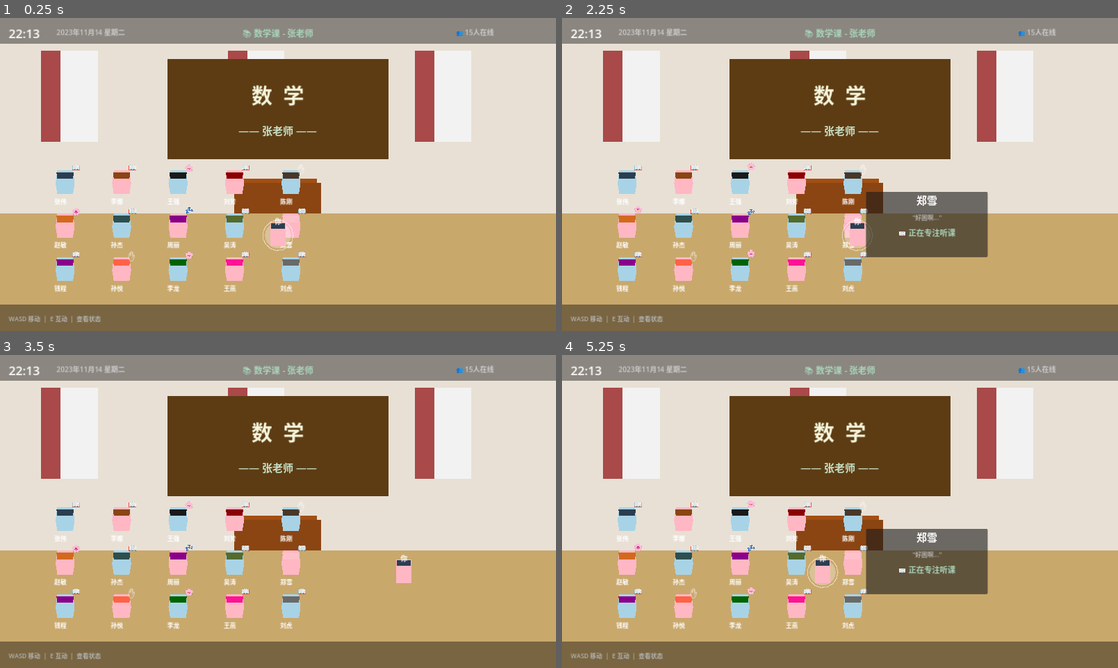
Above: before the commit, frames 1-4 (two rows, left to right).
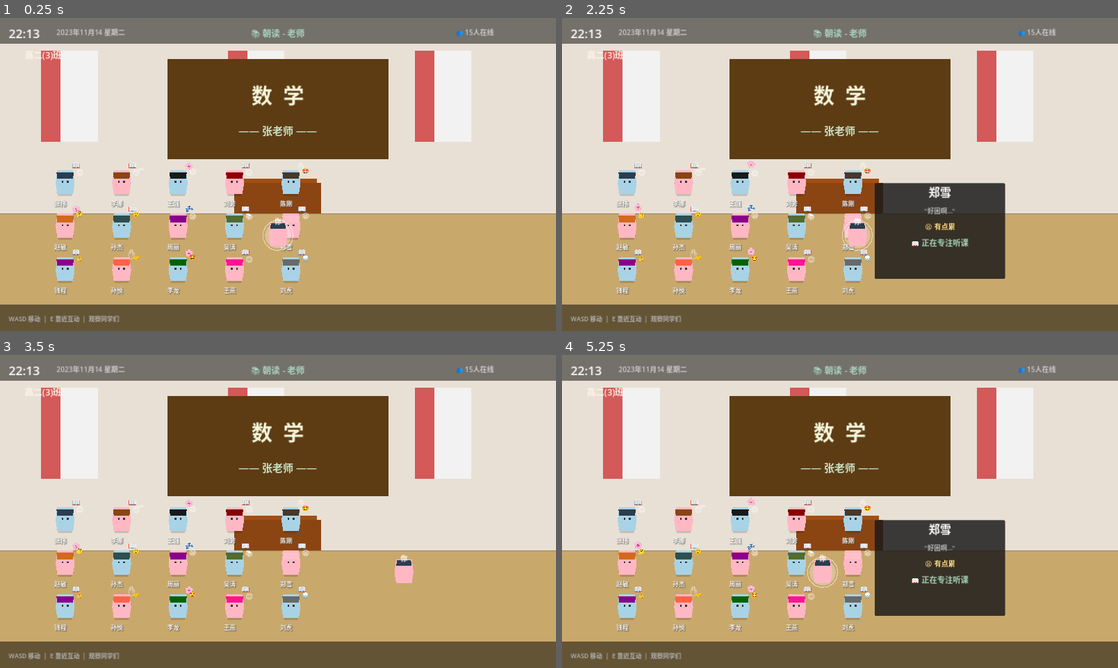
Above: after the commit, the same moments.

Repository: snakeleyo/class-life
Game: Godot game, scene res://scenes/main.tscn
The game is run twice, just before and just after one commit, with the same random seed, the same clock (stepped at 60 frames per second) and the same inputs.
Inputs:
- Up to frame 1 (0.25 s): no input
- Up to frame 2 (2.25 s): hold D (move_right) 0.53-1.28 s; tap E (interact) at 0.6, 1.35, 2.1 s; hold A (move_left) 1.28-2.03 s; hold D (move_right) from 2.03 s (still down)
- Up to frame 3 (3.5 s): keep holding D (move_right); tap E (interact) at 2.85 s
- Up to frame 4 (5.25 s): release D (move_right) at 3.53 s; hold A (move_left) from 3.53 s (still down); tap E (interact) at 3.6, 4.35, 5.1 s

The runs differ from the first frame. In frame 1, 4.2% of the frame differs, in the area x 0-100%, y 3-98%; in frame 2, 12%; in frame 3, 4.2%; in frame 4, 12%.

Commit message:
Update: 增强学生系统 - 心情/状态/课程表

Diff:
--- a/godot/scenes/main.tscn
+++ b/godot/scenes/main.tscn
@@ -22,6 +22,11 @@
 offset_right = 1280.0
 offset_bottom = 720.0
 color = Color(0.788, 0.659, 0.424, 1)
+
+[node name="FloorLine" type="Line2D" parent="Classroom"]
+points = PackedVector2Array(0, 450, 1280, 450)
+width = 3.0
+default_color = Color(0.6, 0.5, 0.35, 1)
 
 [node name="Wall" type="ColorRect" parent="Classroom"]
 offset_left = 0.0
@@ -79,21 +84,21 @@
 offset_top = 75.0
 offset_right = 140.0
 offset_bottom = 285.0
-color = Color(0.545, 0, 0, 0.7)
+color = Color(0.8, 0.2, 0.2, 0.8)
 
 [node name="Curtain2" type="ColorRect" parent="Classroom/Windows"]
 offset_left = 525.0
 offset_top = 75.0
 offset_right = 570.0
 offset_bottom = 285.0
-color = Color(0.545, 0, 0, 0.7)
+color = Color(0.8, 0.2, 0.2, 0.8)
 
 [node name="Curtain3" type="ColorRect" parent="Classroom/Windows"]
 offset_left = 955.0
 offset_top = 75.0
 offset_right = 1000.0
 offset_bottom = 285.0
-color = Color(0.545, 0, 0, 0.7)
+color = Color(0.8, 0.2, 0.2, 0.8)
 
 [node name="Blackboard" type="ColorRect" parent="Classroom"]
 offset_left = 390.0
@@ -129,6 +134,16 @@
 text = "—— 张老师 ——"
 horizontal_alignment = 1
 
+[node name="ClassSign" type="Label" parent="Classroom"]
+offset_left = 40.0
+offset_top = 70.0
+offset_right = 160.0
+offset_bottom = 110.0
+theme_override_colors/font_color = Color(1, 0.95, 0.9, 1)
+theme_override_font_sizes/font_size = 20
+text = "高二(3)班"
+horizontal_alignment = 1
+
 [node name="Podium" type="ColorRect" parent="Classroom"]
 offset_left = 540.0
 offset_top = 380.0
@@ -154,24 +169,18 @@
 [node name="CollisionShape2D" type="CollisionShape2D" parent="Player"]
 shape = SubResource("CircleShape2D_player")
 
-[node name="PlayerBody" type="ColorRect" parent="Player"]
-offset_left = -18.0
-offset_top = -30.0
-offset_right = 18.0
-offset_bottom = 25.0
+[node name="PlayerBody" type="Polygon2D" parent="Player"]
 color = Color(1, 0.718, 0.769, 1)
-
-[node name="PlayerHair" type="ColorRect" parent="Player"]
-offset_left = -16.0
-offset_top = -28.0
-offset_right = 16.0
-offset_bottom = -15.0
+polygon = PackedVector2Array(-18, -30, 18, -30, 22, 0, 18, 25, -18, 25, -22, 0)
+
+[node name="PlayerHair" type="Polygon2D" parent="Player"]
 color = Color(0.173, 0.243, 0.314, 1)
+polygon = PackedVector2Array(-16, -28, 16, -28, 18, -15, -18, -15)
 
 [node name="PlayerName" type="Label" parent="Player"]
-offset_left = -30.0
+offset_left = -40.0
 offset_top = -45.0
-offset_right = 30.0
+offset_right = 40.0
 offset_bottom = -25.0
 theme_override_colors/font_color = Color(1, 1, 1, 1)
 theme_override_font_sizes/font_size = 16
@@ -183,7 +192,7 @@
 [node name="TopBar" type="ColorRect" parent="UI"]
 offset_right = 1280.0
 offset_bottom = 60.0
-color = Color(0, 0, 0, 0.4)
+color = Color(0, 0, 0, 0.5)
 
 [node name="TimeLabel" type="Label" parent="UI/TopBar"]
 offset_left = 20.0
@@ -204,9 +213,9 @@
 text = "2026年3月16日 星期一"
 
 [node name="ClassInfo" type="Label" parent="UI/TopBar"]
-offset_left = 450.0
-offset_top = 20.0
-offset_right = 830.0
+offset_left = 400.0
+offset_top = 20.0
+offset_right = 880.0
 offset_bottom = 40.0
 theme_override_colors/font_color = Color(0.659, 0.835, 0.729, 1)
 theme_override_font_sizes/font_size = 20
@@ -226,42 +235,55 @@
 offset_top = 660.0
 offset_right = 1280.0
 offset_bottom = 720.0
-color = Color(0, 0, 0, 0.4)
+color = Color(0, 0, 0, 0.5)
 
 [node name="Controls" type="Label" parent="UI/BottomBar"]
 offset_left = 20.0
 offset_top = 20.0
-offset_right = 400.0
+offset_right = 500.0
 offset_bottom = 40.0
 theme_override_colors/font_color = Color(0.7, 0.7, 0.7, 1)
 theme_override_font_sizes/font_size = 14
-text = "WASD 移动  |  E 互动  |  查看状态"
+text = "WASD 移动  |  E 靠近互动  |  观察同学们"
 
 [node name="StatusPanel" type="PanelContainer" parent="UI"]
 visible = false
 offset_left = 500.0
-offset_top = 250.0
-offset_right = 780.0
-offset_bottom = 400.0
+offset_top = 200.0
+offset_right = 800.0
+offset_bottom = 420.0
+
+[node name="Panel" type="Panel" parent="UI/StatusPanel"]
+offset_left = 4.0
+offset_top = 4.0
+offset_right = 296.0
+offset_bottom = 216.0
 
 [node name="VBox" type="VBoxContainer" parent="UI/StatusPanel"]
-offset_left = 7.0
-offset_top = 7.0
-offset_right = 273.0
-offset_bottom = 143.0
-theme_override_constants/separation = 10
+offset_left = 10.0
+offset_top = 10.0
+offset_right = 290.0
+offset_bottom = 210.0
+theme_override_constants/separation = 12
 
 [node name="Name" type="Label" parent="UI/StatusPanel/VBox"]
 layout_mode = 2
-theme_override_font_sizes/font_size = 24
+theme_override_font_sizes/font_size = 26
 text = "张伟"
 horizontal_alignment = 1
 
 [node name="Quote" type="Label" parent="UI/StatusPanel/VBox"]
 layout_mode = 2
 theme_override_colors/font_color = Color(0.7, 0.7, 0.7, 1)
-theme_override_font_sizes/font_size = 14
+theme_override_font_sizes/font_size = 15
 text = "\"今天也要加油！\""
+horizontal_alignment = 1
+
+[node name="Mood" type="Label" parent="UI/StatusPanel/VBox"]
+layout_mode = 2
+theme_override_colors/font_color = Color(1, 0.85, 0.5, 1)
+theme_override_font_sizes/font_size = 16
+text = "😊 心情很好"
 horizontal_alignment = 1
 
 [node name="Status" type="Label" parent="UI/StatusPanel/VBox"]
--- a/godot/scripts/main.gd
+++ b/godot/scripts/main.gd
@@ -1,32 +1,48 @@
 extends Node2D
 
-# 学生数据
+# ========== 游戏数据 ==========
 var students_data = [
-	{"name": "张伟", "x": 150, "y": 380, "status": "focus", "color": Color(0.659, 0.831, 0.902), "quote": "今天也要加油！", "hair": Color(0.173, 0.243, 0.314)},
-	{"name": "李娜", "x": 280, "y": 380, "status": "focus", "color": Color(1, 0.718, 0.769), "quote": "好想快点下课呀～", "hair": Color(0.545, 0.271, 0.075)},
-	{"name": "王强", "x": 410, "y": 380, "status": "daydream", "color": Color(0.659, 0.831, 0.902), "quote": "窗外的小鸟...", "hair": Color(0.1, 0.1, 0.1)},
-	{"name": "刘芳", "x": 540, "y": 380, "status": "focus", "color": Color(1, 0.718, 0.769), "quote": "这道题好难啊", "hair": Color(0.545, 0, 0)},
-	{"name": "陈刚", "x": 670, "y": 380, "status": "active", "color": Color(0.659, 0.831, 0.902), "quote": "老师！我知道！", "hair": Color(0.29, 0.216, 0.157)},
-	{"name": "赵敏", "x": 150, "y": 480, "status": "daydream", "color": Color(1, 0.718, 0.769), "quote": "中午吃什么呢", "hair": Color(0.824, 0.412, 0.118)},
-	{"name": "孙杰", "x": 280, "y": 480, "status": "focus", "color": Color(0.659, 0.831, 0.902), "quote": "认真听讲中...", "hair": Color(0.184, 0.31, 0.31)},
-	{"name": "周丽", "x": 410, "y": 480, "status": "dozing", "color": Color(1, 0.718, 0.769), "quote": "zzz...", "hair": Color(0.545, 0, 0.545)},
-	{"name": "吴涛", "x": 540, "y": 480, "status": "focus", "color": Color(0.659, 0.831, 0.902), "quote": "笔记要做好", "hair": Color(0.333, 0.42, 0.184)},
-	{"name": "郑雪", "x": 670, "y": 480, "status": "focus", "color": Color(1, 0.718, 0.769), "quote": "好困啊...", "hair": Color(1, 0.753, 0.796)},
-	{"name": "钱程", "x": 150, "y": 580, "status": "focus", "color": Color(0.659, 0.831, 0.902), "quote": "考试加油！", "hair": Color(0.545, 0, 0.545)},
-	{"name": "孙悦", "x": 280, "y": 580, "status": "active", "color": Color(1, 0.718, 0.769), "quote": "有人要借笔吗", "hair": Color(1, 0.388, 0.278)},
-	{"name": "李龙", "x": 410, "y": 580, "status": "daydream", "color": Color(0.659, 0.831, 0.902), "quote": "放学去打球", "hair": Color(0, 0.392, 0)},
-	{"name": "王燕", "x": 540, "y": 580, "status": "focus", "color": Color(1, 0.718, 0.769), "quote": "这道题我会！", "hair": Color(1, 0.078, 0.576)},
-	{"name": "刘虎", "x": 670, "y": 580, "status": "focus", "color": Color(0.659, 0.831, 0.902), "quote": "肚子饿了...", "hair": Color(0.412, 0.412, 0.412)}
+	{"name": "张伟", "x": 150, "y": 380, "status": "focus", "color": Color(0.659, 0.831, 0.902), "quote": "今天也要加油！", "hair": Color(0.173, 0.243, 0.314), "mood": "happy"},
+	{"name": "李娜", "x": 280, "y": 380, "status": "focus", "color": Color(1, 0.718, 0.769), "quote": "好想快点下课呀～", "hair": Color(0.545, 0.271, 0.075), "mood": "bored"},
+	{"name": "王强", "x": 410, "y": 380, "status": "daydream", "color": Color(0.659, 0.831, 0.902), "quote": "窗外的小鸟...", "hair": Color(0.1, 0.1, 0.1), "mood": "relaxed"},
+	{"name": "刘芳", "x": 540, "y": 380, "status": "focus", "color": Color(1, 0.718, 0.769), "quote": "这道题好难啊", "hair": Color(0.545, 0, 0), "mood": "confused"},
+	{"name": "陈刚", "x": 670, "y": 380, "status": "active", "color": Color(0.659, 0.831, 0.902), "quote": "老师！我知道！", "hair": Color(0.29, 0.216, 0.157), "mood": "excited"},
+	{"name": "赵敏", "x": 150, "y": 480, "status": "daydream", "color": Color(1, 0.718, 0.769), "quote": "中午吃什么呢", "hair": Color(0.824, 0.412, 0.118), "mood": "thinking"},
+	{"name": "孙杰", "x": 280, "y": 480, "status": "focus", "color": Color(0.659, 0.831, 0.902), "quote": "认真听讲中...", "hair": Color(0.184, 0.31, 0.31), "mood": "focused"},
+	{"name": "周丽", "x": 410, "y": 480, "status": "dozing", "color": Color(1, 0.718, 0.769), "quote": "zzz...", "hair": Color(0.545, 0, 0.545), "mood": "sleepy"},
+	{"name": "吴涛", "x": 540, "y": 480, "status": "focus", "color": Color(0.659, 0.831, 0.902), "quote": "笔记要做好", "hair": Color(0.333, 0.42, 0.184), "mood": "studious"},
+	{"name": "郑雪", "x": 670, "y": 480, "status": "focus", "color": Color(1, 0.718, 0.769), "quote": "好困啊...", "hair": Color(1, 0.753, 0.796), "mood": "tired"},
+	{"name": "钱程", "x": 150, "y": 580, "status": "focus", "color": Color(0.659, 0.831, 0.902), "quote": "考试加油！", "hair": Color(0.545, 0, 0.545), "mood": "motivated"},
+	{"name": "孙悦", "x": 280, "y": 580, "status": "active", "color": Color(1, 0.718, 0.769), "quote": "有人要借笔吗", "hair": Color(1, 0.388, 0.278), "mood": "helpful"},
+	{"name": "李龙", "x": 410, "y": 580, "status": "daydream", "color": Color(0.659, 0.831, 0.902), "quote": "放学去打球", "hair": Color(0, 0.392, 0), "mood": "excited"},
+	{"name": "王燕", "x": 540, "y": 580, "status": "focus", "color": Color(1, 0.718, 0.769), "quote": "这道题我会！", "hair": Color(1, 0.078, 0.576), "mood": "happy"},
+	{"name": "刘虎", "x": 670, "y": 580, "status": "focus", "color": Color(0.659, 0.831, 0.902), "quote": "肚子饿了...", "hair": Color(0.412, 0.412, 0.412), "mood": "hungry"}
 ]
 
+# 课程表数据
+var schedule_data = [
+	{"time": "08:30", "name": "朝读", "teacher": ""},
+	{"time": "09:00", "name": "语文", "teacher": "王老师"},
+	{"time": "10:00", "name": "数学", "teacher": "张老师"},
+	{"time": "11:00", "name": "英语", "teacher": "李老师"},
+	{"time": "13:00", "name": "午休", "teacher": ""},
+	{"time": "14:00", "name": "物理", "teacher": "赵老师"},
+	{"time": "15:00", "name": "化学", "teacher": "刘老师"},
+	{"time": "16:00", "name": "放学", "teacher": ""}
+]
+
 var student_nodes = []
-var current_time = Time.get_time_dict_from_system()
-var timer = 0.0
+var current_class = {"name": "数学", "teacher": "张老师", "time": "10:00"}
+var time_timer = 0.0
 
 @onready var time_label = $UI/TopBar/TimeLabel
 @onready var date_label = $UI/TopBar/DateLabel
+@onready var class_info_label = $UI/TopBar/ClassInfo
 @onready var status_panel = $UI/StatusPanel
 @onready var player = $Player
+@onready var player_label = $Player/PlayerName
+
+var player_name = "你"
 
 # 状态图标
 var status_icons = {
@@ -36,23 +52,47 @@
 	"active": "✋"
 }
 
+# 心情颜色
+var mood_colors = {
+	"happy": Color(1, 0.9, 0.4),
+	"sad": Color(0.6, 0.7, 0.9),
+	"excited": Color(1, 0.7, 0.5),
+	"tired": Color(0.8, 0.8, 0.8),
+	"confused": Color(0.9, 0.8, 0.6),
+	"thinking": Color(0.7, 0.8, 1),
+	"focused": Color(0.6, 0.9, 0.7),
+	"studious": Color(0.8, 0.7, 1),
+	"bored": Color(0.7, 0.7, 0.7),
+	"relaxed": Color(0.7, 0.9, 0.8),
+	"sleepy": Color(0.8, 0.8, 0.9),
+	"motivated": Color(1, 0.8, 0.6),
+	"helpful": Color(0.9, 0.8, 0.7),
+	"hungry": Color(1, 0.6, 0.6)
+}
+
 func _ready():
 	# 创建学生节点
 	create_students()
 	# 更新时间显示
 	update_time_display()
+	# 更新课程显示
+	update_class_display()
 
 	# 创建定时器
-	var time_timer = Timer.new()
-	time_timer.wait_time = 1.0
-	time_timer.timeout.connect(_on_time_timer_timeout)
-	add_child(time_timer)
-	time_timer.start()
+	var timer = Timer.new()
+	timer.wait_time = 1.0
+	timer.timeout.connect(_on_timer_timeout)
+	add_child(timer)
+	timer.start()
 
 func _process(delta):
-	timer += delta
+	time_timer += delta
+
 	# 更新学生动画
 	update_student_animations()
+
+	# 更新玩家状态显示
+	update_player_label()
 
 func create_students():
 	var students_container = $Classroom/Students
@@ -63,6 +103,16 @@
 		student.position = Vector2(data.x, data.y)
 		student.set_meta("data", data)
 		student.set_meta("index", i)
+
+		# 阴影
+		var shadow = Polygon2D.new()
+		var shadow_points = PackedVector2Array([
+			Vector2(-20, 20), Vector2(20, 20),
+			Vector2(15, 30), Vector2(-15, 30)
+		])
+		shadow.polygon = shadow_points
+		shadow.color = Color(0, 0, 0, 0.15)
+		student.add_child(shadow)
 
 		# 身体
 		var body = Polygon2D.new()
@@ -85,41 +135,121 @@
 		hair.color = data.hair
 		student.add_child(hair)
 
+		# 眼睛
+		var eyes = Node2D.new()
+		eyes.set_meta("base_y", -5)
+		student.add_child(eyes)
+
+		var left_eye = Polygon2D.new()
+		left_eye.polygon = PackedVector2Array([Vector2(-8, -5), Vector2(-4, -5), Vector2(-4, -1), Vector2(-8, -1)])
+		left_eye.color = Color(0.2, 0.2, 0.2)
+		eyes.add_child(left_eye)
+
+		var right_eye = Polygon2D.new()
+		right_eye.polygon = PackedVector2Array([Vector2(4, -5), Vector2(8, -5), Vector2(8, -1), Vector2(4, -1)])
+		right_eye.color = Color(0.2, 0.2, 0.2)
+		eyes.add_child(right_eye)
+
+		eyes.set_meta("type", data.status)
+
+		# 腮红 (某些心情)
+		if data.mood in ["happy", "excited", "bored"]:
+			var blush = Polygon2D.new()
+			blush.polygon = PackedVector2Array([Vector2(-15, 5), Vector2(-10, 8), Vector2(-10, 2)])
+			blush.color = Color(1, 0.6, 0.6, 0.4)
+			student.add_child(blush)
+
 		# 名字标签
 		var name_label = Label.new()
 		name_label.text = data.name
-		name_label.position = Vector2(-25, 30)
+		name_label.position = Vector2(-25, 35)
 		name_label.add_theme_font_size_override("font_size", 14)
 		name_label.add_theme_color_override("font_color", Color.WHITE)
+		name_label.add_theme_color_override("font_shadow_color", Color(0, 0, 0, 0.5))
+		name_label.add_theme_constant_override("shadow_offset_x", 1)
+		name_label.add_theme_constant_override("shadow_offset_y", 1)
 		student.add_child(name_label)
 
 		# 状态图标
 		var status_label = Label.new()
 		status_label.text = status_icons[data.status]
-		status_label.position = Vector2(15, -45)
+		status_label.position = Vector2(15, -50)
 		status_label.add_theme_font_size_override("font_size", 20)
 		student.add_child(status_label)
 		student.set_meta("status_label", status_label)
 
+		# 心情气泡
+		var mood_bubble = Label.new()
+		mood_bubble.text = get_mood_emoji(data.mood)
+		mood_bubble.position = Vector2(25, -35)
+		mood_bubble.add_theme_font_size_override("font_size", 16)
+		student.add_child(mood_bubble)
+		student.set_meta("mood_bubble", mood_bubble)
+
 		students_container.add_child(student)
 		student_nodes.append(student)
 
+func get_mood_emoji(mood):
+	var emojis = {
+		"happy": "😊",
+		"sad": "😢",
+		"excited": "🤩",
+		"tired": "😫",
+		"confused": "😕",
+		"thinking": "🤔",
+		"focused": "🙂",
+		"studious": "📚",
+		"bored": "😴",
+		"relaxed": "😌",
+		"sleepy": "😪",
+		"motivated": "💪",
+		"helpful": "🤝",
+		"hungry": "🍚"
+	}
+	return emojis.get(mood, "😐")
+
 func update_student_animations():
 	var t = Time.get_ticks_msec() / 1000.0
 
 	for student in student_nodes:
-		var status = student.get_meta("data").status
+		var data = student.get_meta("data")
 		var status_label = student.get_meta("status_label")
-
-		if status == "daydream":
-			# 发呆时轻微浮动
-			status_label.position.y = -45 + sin(t * 2) * 3
-		elif status == "dozing":
-			# 睡觉时更慢的浮动
-			status_label.position.y = -45 + sin(t * 1.5) * 2
-
-func _on_time_timer_timeout():
+		var mood_bubble = student.get_meta("mood_bubble")
+
+		# 状态图标动画
+		if data.status == "daydream":
+			status_label.position.y = -50 + sin(t * 2) * 3
+			mood_bubble.position.y = -35 + sin(t * 1.5) * 2
+		elif data.status == "dozing":
+			status_label.position.y = -50 + sin(t * 1) * 2
+			mood_bubble.position.y = -35 + sin(t * 0.8) * 1
+		else:
+			status_label.position.y = -50
+			mood_bubble.position.y = -35
+
+		# 眼睛动画
+		var eyes = student.get_node_or_null("Node2D")
+		if eyes:
+			var eye_type = eyes.get_meta("type", "focus")
+			if eye_type == "daydream":
+				# 眼睛向上看
+				for child in eyes.get_children():
+					child.position.y = eyes.get_meta("base_y", -5) - 2
+			elif eye_type == "dozing":
+				# 闭眼
+				for child in eyes.get_children():
+					child.visible = false
+			else:
+				for child in eyes.get_children():
+					child.visible = true
+					child.position.y = eyes.get_meta("base_y", -5)
+
+func update_player_label():
+	player_label.text = player_name
+
+func _on_timer_timeout():
 	update_time_display()
+	update_class_display()
 
 func update_time_display():
 	var time_dict = Time.get_time_dict_from_system()
@@ -132,14 +262,47 @@
 	var days = ["星期日", "星期一", "星期二", "星期三", "星期四", "星期五", "星期六"]
 	date_label.text = "%s年%s%s %s" % [date_dict.year, months[date_dict.month - 1], date_dict.day, days[date_dict.weekday]]
 
+func update_class_display():
+	# 根据当前时间确定课程
+	var time_dict = Time.get_time_dict_from_system()
+	var current_time_minutes = time_dict.hour * 60 + time_dict.minute
+
+	# 找到当前课程
+	var current_class_data = schedule_data[0]
+	for i in range(schedule_data.size() - 1):
+		var class_time = schedule_data[i]
+		var next_class_time = schedule_data[i + 1]
+
+		var class_minutes = int(class_time.time.split(":")[0]) * 60 + int(class_time.time.split(":")[1])
+		var next_class_minutes = int(next_class_time.time.split(":")[0]) * 60 + int(next_class_time.time.split(":")[1])
+
+		if current_time_minutes >= class_minutes and current_time_minutes < next_class_minutes:
+			current_class_data = class_time
+			break
+
+	current_class = current_class_data
+
+	if current_class_data.name == "午休" or current_class_data.name == "放学":
+		class_info_label.text = "🏠 %s" % current_class_data.name
+	else:
+		class_info_label.text = "📚 %s - %s老师" % [current_class_data.name, current_class_data.teacher]
+
 func show_student_info(student_node):
 	var data = student_node.get_meta("data")
 	var vbox = $UI/StatusPanel/VBox
 
 	# 更新信息
 	vbox.get_node("Name").text = data.name
-	vbox.get_node("Quote").text = "\"%s\"" % data.quote
-
+
+	var quote_label = vbox.get_node("Quote")
+	quote_label.text = "\"%s\"" % data.quote
+
+	# 心情
+	var mood_label = vbox.get_node("Mood")
+	mood_label.text = get_mood_emoji(data.mood) + " " + get_mood_text(data.mood)
+	mood_label.visible = true
+
+	# 状态
 	var status_text = ""
 	match data.status:
 		"focus": status_text = "📖 正在专注听课"
@@ -154,7 +317,32 @@
 
 	# 定位到学生旁边
 	var student_pos = student_node.position
-	status_panel.position = Vector2(student_pos.x + 30, student_pos.y - 80)
+	status_panel.position = Vector2(student_pos.x + 50, student_pos.y - 100)
+
+	# 确保面板不超出屏幕
+	if status_panel.position.x > 900:
+		status_panel.position.x = student_pos.x - 250
+	if status_panel.position.y < 100:
+		status_panel.position.y = 100
 
 func hide_student_info():
 	status_panel.visible = false
+
+func get_mood_text(mood):
+	var texts = {
+		"happy": "心情很好",
+		"sad": "有点伤心",
+		"excited": "很兴奋",
+		"tired": "有点累",
+		"confused": "困惑不解",
+		"thinking": "在思考",
+		"focused": "很专注",
+		"studious": "爱学习",
+		"bored": "无聊困倦",
+		"relaxed": "很放松",
+		"sleepy": "昏昏欲睡",
+		"motivated": "动力十足",
+		"helpful": "乐于助人",
+		"hungry": "肚子饿了"
+	}
+	return texts.get(mood, "普通")
Not shown, added: godot/export/web/index.apple-touch-icon.png.import
Not shown, added: godot/export/web/index.icon.png.import
Not shown, added: godot/export/web/index.png.import
Not shown, added: web_build/index.apple-touch-icon.png.import
Not shown, added: web_build/index.icon.png.import
Not shown, added: web_build/index.png.import
